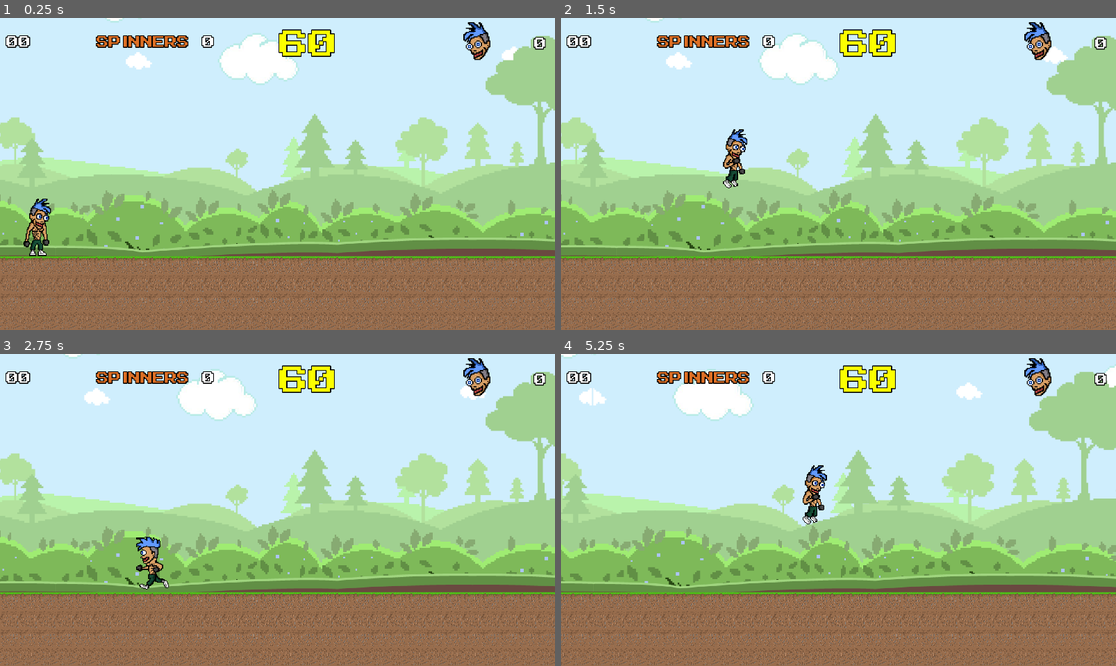
Above: before the commit, frames 1-4 (two rows, left to right).
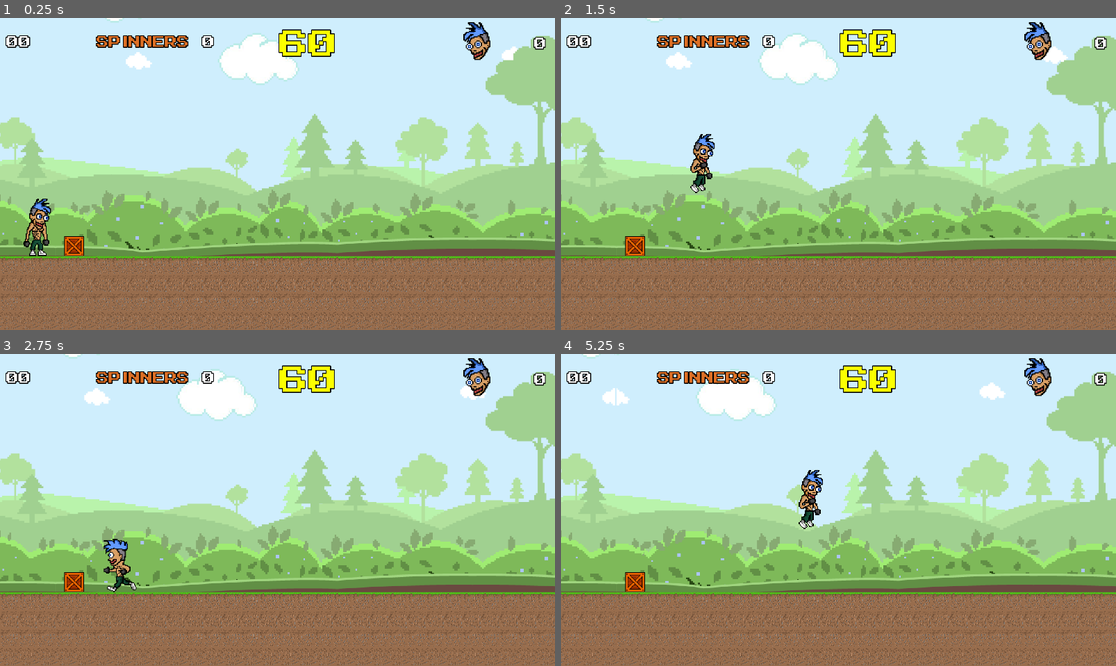
Above: after the commit, the same moments.

Repository: arthur-timoteo/defiant-eyes_game
Game: Godot game, scene res://fases/cena_fase01.tscn
The game is run twice, just before and just after one commit, with the same random seed, the same clock (stepped at 60 frames per second) and the same inputs. This scene is started directly instead of the project's main scene. Sound files missing from this copy of the repository are replaced by a short silence.
Inputs:
- Up to frame 1 (0.25 s): no input
- Up to frame 2 (1.5 s): hold Right (ui_right) from 0.53 s (still down); tap Up (ui_up) at 0.77 s
- Up to frame 3 (2.75 s): tap Up (ui_up) at 1.52 s; release Right (ui_right) at 2.03 s; hold Left (ui_left) from 2.03 s (still down)
- Up to frame 4 (5.25 s): release Left (ui_left) at 2.78 s; hold Right (ui_right) 2.78-4.28 s; tap Up (ui_up) at 3.02, 3.77, 4.52 s; hold Left (ui_left) 4.28-5.03 s; hold Right (ui_right) from 5.03 s (still down)

The runs differ from the first frame. In frame 1, 0.2% of the frame differs, in the area x 11-16%, y 69-77%; in frame 2, 1.2%; in frame 3, 1.3%; in frame 4, 22%, in the area x 0-100%, y 0-100%.

Commit message:
Box 01 created

Diff:
--- a/componentes/personagem.tscn
+++ b/componentes/personagem.tscn
@@ -5,7 +5,7 @@
 [ext_resource path="res://ativos/sons/personagem_pulo.wav" type="AudioStream" id=3]
 
 [sub_resource type="RectangleShape2D" id=1]
-extents = Vector2( 13.9083, 29.0882 )
+extents = Vector2( 13.9083, 28.6529 )
 
 [sub_resource type="Animation" id=2]
 resource_name = "andando"
@@ -22,6 +22,18 @@
 "transitions": PoolRealArray( 1, 1, 1, 1, 1, 1, 1, 1 ),
 "update": 1,
 "values": [ Rect2( 142, 127, 35, 61 ), Rect2( 257, 127, 47, 60 ), Rect2( 378, 127, 46, 56 ), Rect2( 504, 127, 35, 61 ), Rect2( 614, 127, 54, 62 ), Rect2( 741, 127, 49, 60 ), Rect2( 866, 127, 38, 61 ), Rect2( 988, 127, 35, 61 ) ]
+}
+tracks/1/type = "value"
+tracks/1/path = NodePath("Sprite:position")
+tracks/1/interp = 1
+tracks/1/loop_wrap = true
+tracks/1/imported = false
+tracks/1/enabled = true
+tracks/1/keys = {
+"times": PoolRealArray( 0, 0.1, 0.2, 0.3, 0.4, 0.5, 0.6, 0.7 ),
+"transitions": PoolRealArray( 1, 1, 1, 1, 1, 1, 1, 1 ),
+"update": 1,
+"values": [ Vector2( 0.110394, 2.46641 ), Vector2( 0.166076, 2.94898 ), Vector2( 0.0838794, 4.94024 ), Vector2( 0.0140568, 2.44917 ), Vector2( 0.0333242, 1.97005 ), Vector2( 0.275316, 2.98504 ), Vector2( 0.201782, 2.47808 ), Vector2( 0.156088, 2.47224 ) ]
 }
 
 [sub_resource type="Animation" id=3]
@@ -72,10 +84,23 @@
 "update": 1,
 "values": [ Rect2( 22, 9, 32, 66 ), Rect2( 97, 9, 32, 66 ), Rect2( 172, 9, 32, 66 ), Rect2( 247, 9, 32, 66 ), Rect2( 322, 9, 32, 66 ), Rect2( 397, 8, 32, 67 ), Rect2( 472, 8, 32, 67 ), Rect2( 547, 7, 32, 68 ), Rect2( 622, 7, 32, 68 ), Rect2( 697, 8, 32, 67 ) ]
 }
+tracks/1/type = "value"
+tracks/1/path = NodePath("Sprite:position")
+tracks/1/interp = 1
+tracks/1/loop_wrap = true
+tracks/1/imported = false
+tracks/1/enabled = true
+tracks/1/keys = {
+"times": PoolRealArray( 0, 0.1, 0.2, 0.3, 0.4, 0.5, 0.6, 0.7, 0.8, 0.9 ),
+"transitions": PoolRealArray( 1, 1, 1, 1, 1, 1, 1, 1, 1, 1 ),
+"update": 1,
+"values": [ Vector2( 0, 0 ), Vector2( 0, 0 ), Vector2( 0, 0 ), Vector2( 0, 0 ), Vector2( 0, 0 ), Vector2( -0.0248032, -0.496061 ), Vector2( -0.0198425, -0.479526 ), Vector2( -0.00661418, -0.979721 ), Vector2( -0.0292126, -0.983853 ), Vector2( -0.0146063, -0.491926 ) ]
+}
 
 [sub_resource type="Animation" id=6]
 resource_name = "pulando"
 length = 0.4
+loop = true
 tracks/0/type = "value"
 tracks/0/path = NodePath("Sprite:region_rect")
 tracks/0/interp = 1
@@ -105,7 +130,7 @@
 region_rect = Rect2( 22, 9, 32, 66 )
 
 [node name="CollisionShape2D" type="CollisionShape2D" parent="KinematicBody2D"]
-position = Vector2( -0.297012, 4.02455 )
+position = Vector2( -0.441833, 4.41222 )
 shape = SubResource( 1 )
 
 [node name="AnimationPlayer" type="AnimationPlayer" parent="KinematicBody2D"]
--- a/fases/cena_fase01.tscn
+++ b/fases/cena_fase01.tscn
@@ -15,6 +15,7 @@
 [ext_resource path="res://itens/Vida.tscn" type="PackedScene" id=13]
 [ext_resource path="res://itens/Spinner.tscn" type="PackedScene" id=14]
 [ext_resource path="res://ativos/sons/fases_fundo.wav" type="AudioStream" id=15]
+[ext_resource path="res://itens/Caixa01.tscn" type="PackedScene" id=16]
 
 [sub_resource type="Shader" id=1]
 code = "shader_type canvas_item;
@@ -383,3 +384,6 @@
 [node name="Spinner" parent="." instance=ExtResource( 14 )]
 position = Vector2( 8782.5, 192.025 )
 scale = Vector2( 0.6, 0.6 )
+
+[node name="Caixa01" parent="." instance=ExtResource( 16 )]
+position = Vector2( 256, 989.503 )
--- /dev/null
+++ b/itens/Caixa01.tscn
@@ -0,0 +1,79 @@
+[gd_scene load_steps=8 format=2]
+
+[ext_resource path="res://ativos/imagens/caixa01.png" type="Texture" id=1]
+[ext_resource path="res://itens/script_caixa01.gd" type="Script" id=2]
+
+[sub_resource type="RectangleShape2D" id=3]
+extents = Vector2( 34.0001, 33.0715 )
+
+[sub_resource type="RectangleShape2D" id=4]
+extents = Vector2( 2.63907, 6.21786 )
+
+[sub_resource type="RectangleShape2D" id=5]
+extents = Vector2( 2.63907, 6.21786 )
+
+[sub_resource type="RectangleShape2D" id=6]
+extents = Vector2( 33.6758, 0.965233 )
+
+[sub_resource type="Animation" id=2]
+resource_name = "pisada"
+length = 0.3
+step = 0.025
+tracks/0/type = "value"
+tracks/0/path = NodePath("Sprite:position")
+tracks/0/interp = 1
+tracks/0/loop_wrap = true
+tracks/0/imported = false
+tracks/0/enabled = true
+tracks/0/keys = {
+"times": PoolRealArray( 0, 0.05, 0.1, 0.15, 0.25, 0.275, 0.3 ),
+"transitions": PoolRealArray( 1, 1, 1, 1, 1, 1, 1 ),
+"update": 0,
+"values": [ Vector2( 0, 0 ), Vector2( 0, 1.7 ), Vector2( 0, 3.4 ), Vector2( 0, 5.1 ), Vector2( 0, 5.1 ), Vector2( 0, 3.4 ), Vector2( 0, 1.7 ) ]
+}
+tracks/1/type = "value"
+tracks/1/path = NodePath("Sprite:scale")
+tracks/1/interp = 1
+tracks/1/loop_wrap = true
+tracks/1/imported = false
+tracks/1/enabled = true
+tracks/1/keys = {
+"times": PoolRealArray( 0, 0.05, 0.1, 0.15, 0.25, 0.275, 0.3 ),
+"transitions": PoolRealArray( 1, 1, 1, 1, 1, 1, 1 ),
+"update": 0,
+"values": [ Vector2( 2, 2 ), Vector2( 2, 1.9 ), Vector2( 2, 1.8 ), Vector2( 2, 1.7 ), Vector2( 2, 1.7 ), Vector2( 2, 1.8 ), Vector2( 2, 1.9 ) ]
+}
+
+[node name="Caixa01" type="KinematicBody2D"]
+collision_layer = 4
+script = ExtResource( 2 )
+
+[node name="Sprite" type="Sprite" parent="."]
+scale = Vector2( 2, 2 )
+texture = ExtResource( 1 )
+
+[node name="CollisionShape2D" type="CollisionShape2D" parent="."]
+position = Vector2( 0.00025177, 0.928671 )
+shape = SubResource( 3 )
+
+[node name="CollisionShape2D2" type="CollisionShape2D" parent="."]
+visible = false
+position = Vector2( -31.3603, -24.3826 )
+shape = SubResource( 4 )
+
+[node name="CollisionShape2D3" type="CollisionShape2D" parent="."]
+visible = false
+position = Vector2( 31.3581, -24.3831 )
+shape = SubResource( 5 )
+
+[node name="CaixaAtaque2" type="Area2D" parent="."]
+collision_layer = 4
+
+[node name="CollisionShape2D4" type="CollisionShape2D" parent="CaixaAtaque2"]
+modulate = Color( 0.0196078, 1, 0.12549, 1 )
+position = Vector2( 0.0082283, -33.1086 )
+shape = SubResource( 6 )
+
+[node name="AnimationPlayer" type="AnimationPlayer" parent="."]
+anims/pisada = SubResource( 2 )
+[connection signal="body_entered" from="CaixaAtaque2" to="." method="personagem_pisou"]
--- /dev/null
+++ b/itens/script_caixa01.gd
@@ -0,0 +1,20 @@
+extends KinematicBody2D
+
+
+# Declare member variables here. Examples:
+# var a = 2
+# var b = "text"
+
+
+# Called when the node enters the scene tree for the first time.
+func _ready():
+	pass # Replace with function body.
+
+
+# Called every frame. 'delta' is the elapsed time since the previous frame.
+#func _process(delta):
+#	pass
+
+func personagem_pisou(body: Node) -> void:
+	$AnimationPlayer.play("pisada")
+	body.movimentacao.y -= 600
Binary file added: ativos/imagens/caixa01.png
Not shown, added: ativos/imagens/caixa01.png.import
Not shown: 1 places in fases/cena_fase01.tscn that only renumber resources
